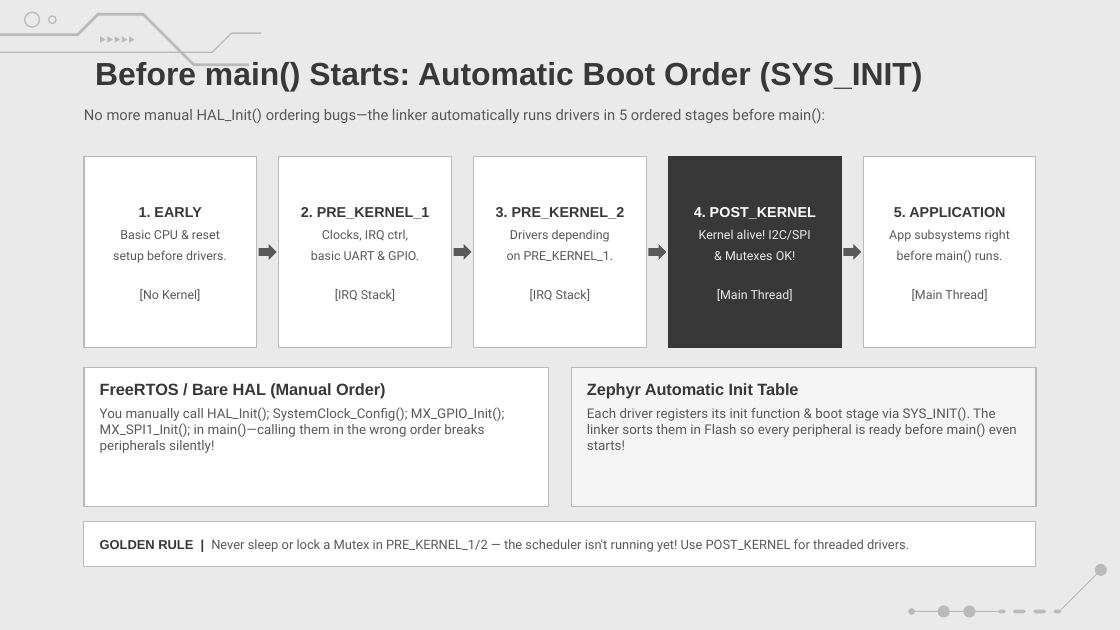
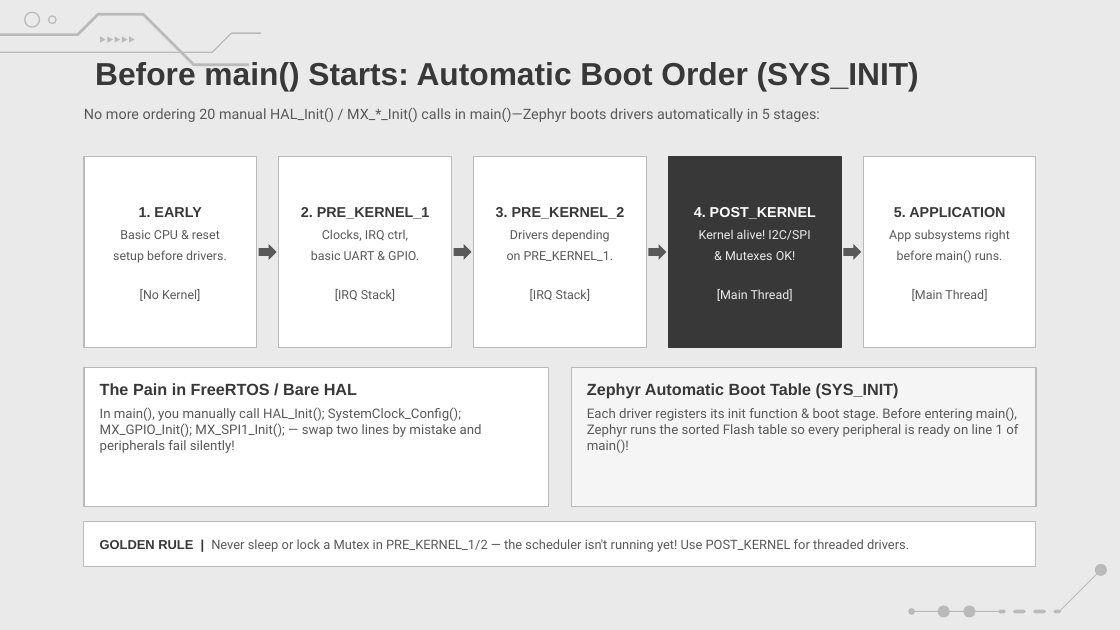
Before and after one commit to amrsaeedcse/zephyr-vs-freertos-presentation, a slide deck: slide 18 of Zephyr_RTOS_vs_FreeRTOS.pptx. Drawn at 1120x630 pixels with LibreOffice and Linux fonts; fonts in the diff are those of the drawing; background and template pictures are left out. Boxes give left, top, right and bottom in pixels: in the first picture for what was removed or moved away, otherwise in the second. Text is boxed around its words. In the diff, an @@ line names an element or a change of style, - is before the commit and + after.

```diff
--- a/Zephyr_RTOS_vs_FreeRTOS.pptx
+++ b/Zephyr_RTOS_vs_FreeRTOS.pptx
@@ title "Before main() Starts: Automatic Boot ..." at bbox=[95, 60, 919, 91]: size 20.5 to 20.4 pt @@
@@ text at bbox=[84, 108, 819, 122]: text changed; size 9.5 to 9.2 pt @@
-No more manual HAL_Init() ordering bugs—the linker automatically runs drivers in 5 ordered stages before main():
+No more ordering 20 manual HAL_Init() / MX_*_Init() calls in main()—Zephyr boots drivers automatically in 5 stages:
@@ text in rectangle at bbox=[100, 383, 482, 453]: text changed; size 8.6 to 8.5 pt @@
-FreeRTOS / Bare HAL (Manual Order)
-You manually call HAL_Init(); SystemClock_Config(); MX_GPIO_Init(); MX_SPI1_Init(); in main()—calling them in the wrong order breaks peripherals silently!
+The Pain in FreeRTOS / Bare HAL
+In main(), you manually call HAL_Init(); SystemClock_Config(); MX_GPIO_Init(); MX_SPI1_Init(); — swap two lines by mistake and peripherals fail silently!
@@ text in rectangle at bbox=[587, 383, 1018, 453]: text changed; size 8.6 to 8.5 pt @@
-Zephyr Automatic Init Table
-Each driver registers its init function & boot stage via SYS_INIT(). The linker sorts them in Flash so every peripheral is ready before main() even starts!
+Zephyr Automatic Boot Table (SYS_INIT)
+Each driver registers its init function & boot stage. Before entering main(), Zephyr runs the sorted Flash table so every peripheral is ready on line 1 of main()!
```
Also in this commit, not shown: 12 other slides changed, 6 other files.
